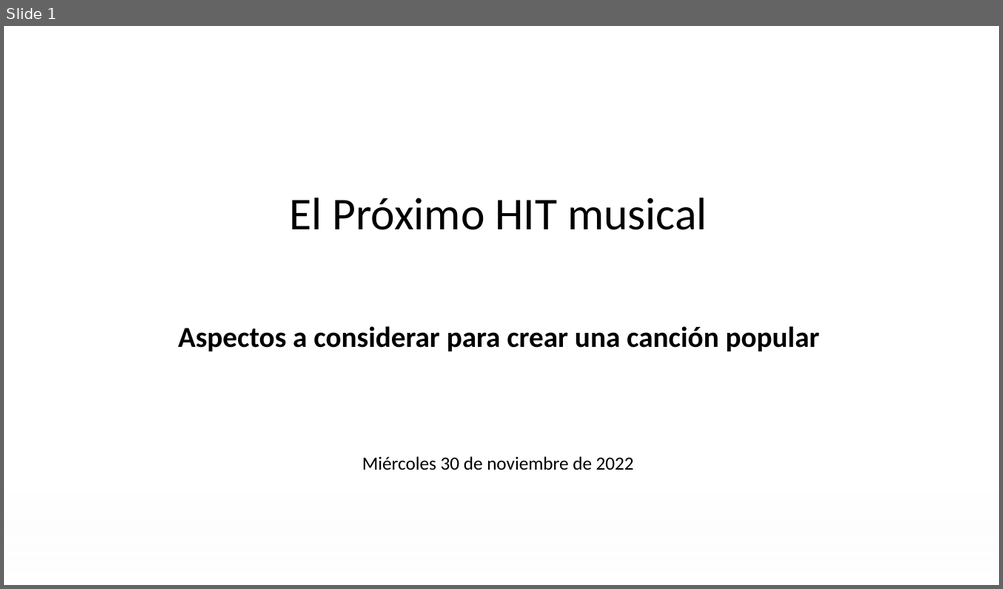
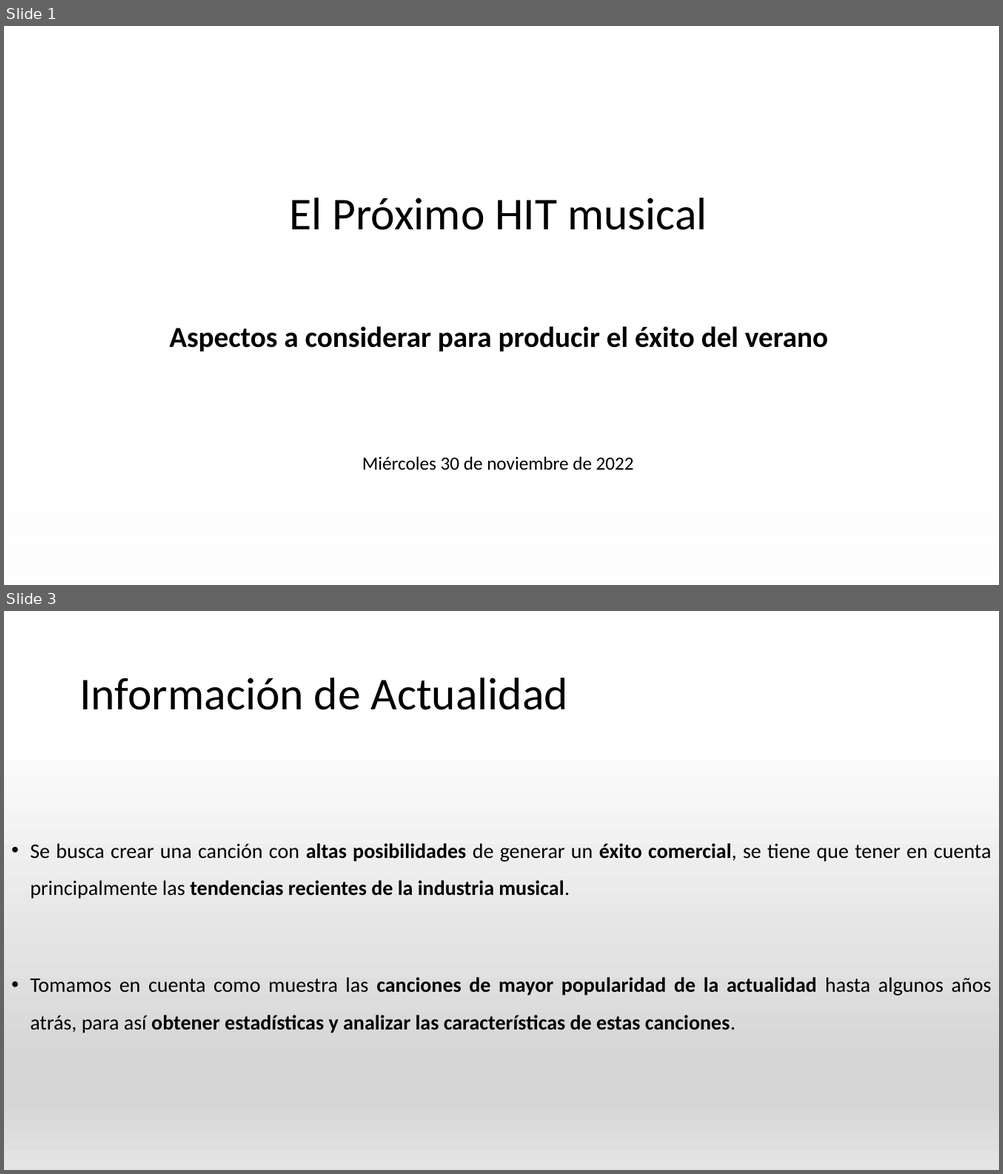
Before and after one commit to federicovalino/Summer_Song_BI, a slide deck: visualization/PresentaciónObligatorio.pptx. Shown one above the other, each under a label of ours: slide 1 before the commit, slides 1 and 3 after it; the slides between them are not shown. The pictures are 1003x589 and 1003x1174 pixels, drawn with LibreOffice and Linux fonts; fonts in the diff are those of the drawing; background and template pictures are left out. Boxes give left, top, right and bottom in pixels: in the first picture for what was removed or moved away, otherwise in the second. Text is boxed around its words. In the diff, an @@ line names an element or a change of style, - is before the commit and + after.

```diff
--- a/visualization/PresentaciónObligatorio.pptx
+++ b/visualization/PresentaciónObligatorio.pptx
@@ slide 3 added at <box>4,611,999,1170</box>, background picture (left out); not listed: 1 template element that a slide beside it also shows @@
@@ title added at <box>79,678,568,710</box>, 44 pt, text #000000 @@
+Información de Actualidad
@@ text added at <box>30,843,991,1034</box>, 20 pt, text #000000, bold @@
+• Se busca crear una canción con altas posibilidades de generar un éxito comercial, se tiene que tener en cuenta principalmente las tendencias recientes de la industria musical.
+• Tomamos en cuenta como muestra las canciones de mayor popularidad de la actualidad hasta algunos años atrás, para así obtener estadísticas y analizar las características de estas canciones.
@@ slide 1 changed as well @@
@@ text at <box>169,326,828,352</box>: text changed @@
-Aspectos a considerar para crear una canción popular
+Aspectos a considerar para producir el éxito del verano
```
Also in this commit, not shown: 8 other slides added, 17 slides removed.
